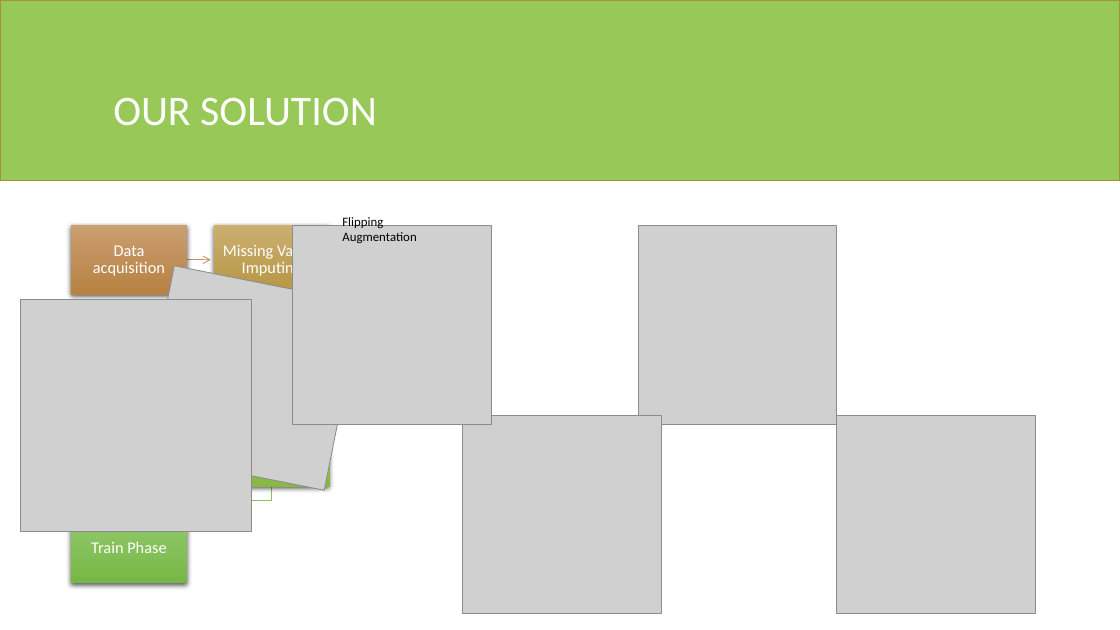
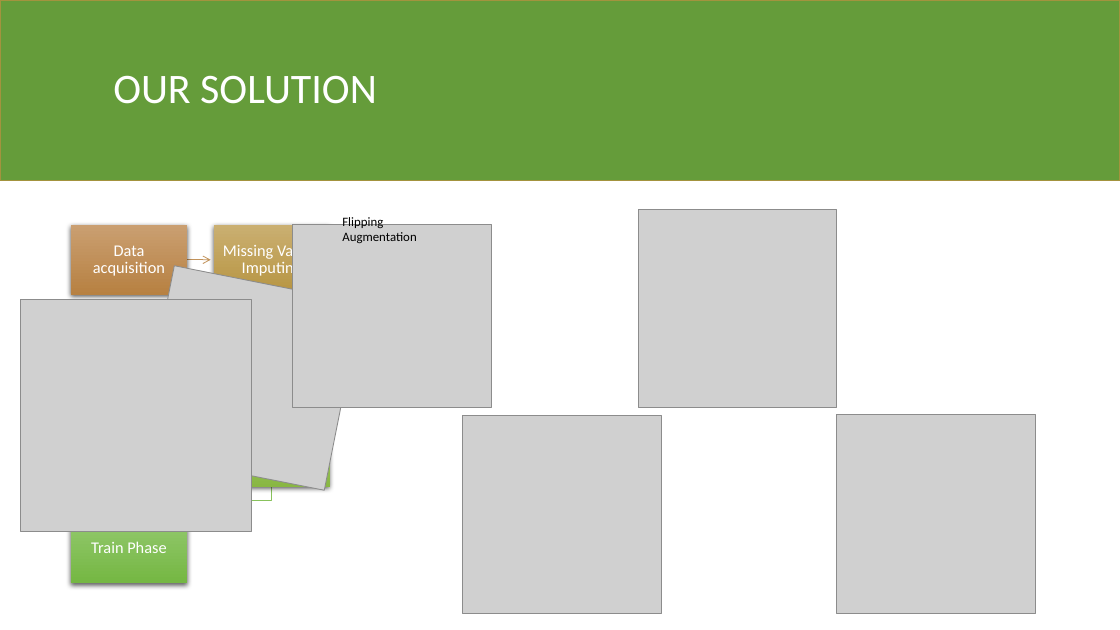
Before and after one commit to fedeloper/Biometrics2021, a slide deck: slide 9 of Facial Keypoints Detector.pptx (slide 10 before the commit). Drawn at 1120x630 pixels with LibreOffice and Linux fonts; fonts in the diff are those of the drawing; grey boxes stand for pictures. Boxes give left, top, right and bottom in pixels: in the first picture for what was removed or moved away, otherwise in the second. Text is boxed around its words. In the diff, an @@ line names an element or a change of style, - is before the commit and + after.

```diff
--- a/Facial Keypoints Detector.pptx
+++ b/Facial Keypoints Detector.pptx
@@ rectangle at (x1=0, y1=0, x2=1120, y2=181): fill #98C858 to #659C3A @@
@@ title "OUR SOLUTION" moved from (x1=113, y1=98, x2=377, y2=126) to (x1=113, y1=75, x2=377, y2=104) @@
@@ picture moved from (x1=639, y1=226, x2=837, y2=424) to (x1=639, y1=209, x2=837, y2=408) @@
@@ picture resized from (x1=293, y1=226, x2=492, y2=424) to (x1=293, y1=224, x2=492, y2=408) @@
```
Also in this commit, not shown: 13 other slides changed, 1 slide added, 2 slides removed.
